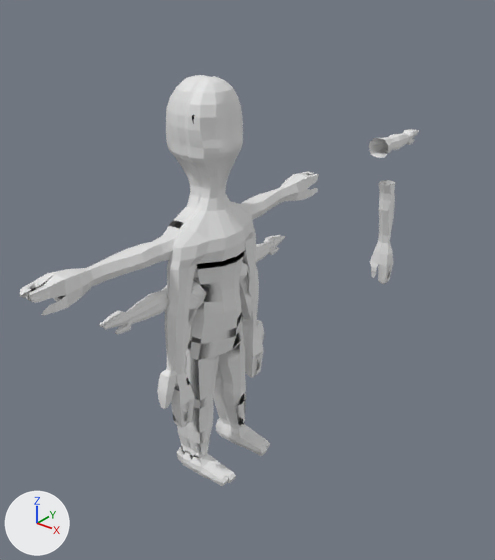
Renders of the FBX model meshes/Alien Mesh/Alien.fbx from each side of a commit.
The view is the same before and after, from a 50 mm camera at (1.53, -1.71, 1.91) aimed at (-0.13, 0.37, 0.62). The axes (+X, +Y, +Z) are drawn at lower left. The lights are the same throughout. Where no turn or scale is listed for an object, it has been applied to the vertices.

Objects in the first picture: 'Alien', 'Alien (old)', 'EyeR1', 'Large Arm', 'Small Arm'.
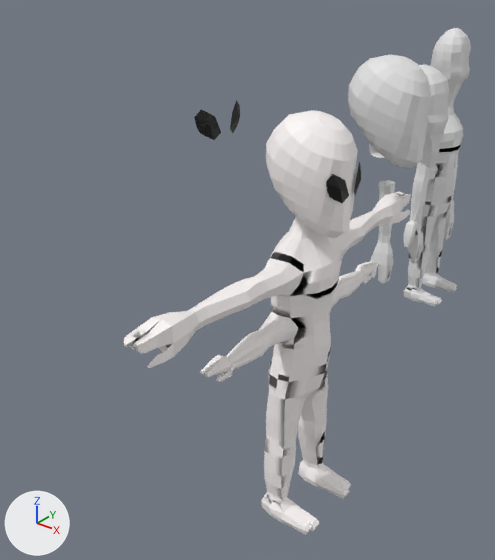
Boxes (x1, y1, x2, y2) around the edits, measured in the pictures (495 x 560 px; the box of a moved part takes in the faces that stretch with it):
'Alien', reshaped, moved
    before: (19, 75, 319, 482)
    after: (124, 110, 411, 535)
'Alien (old)', moved
    before: (157, 76, 270, 486)
    after: (404, 28, 471, 307)
'Head 2.001', added
    after: (348, 55, 431, 169)
'Alien Head1', added
    after: (419, 64, 449, 168)
'EyeR1', moved (not visible before)
    after: (194, 110, 221, 140)
'EyeR1.001', added (black)
    after: (326, 174, 349, 203)
'EyeL1.001', added
    after: (354, 162, 361, 196)
part 1 of me_cube_006, moved or reshaped
    before: (161, 75, 210, 261)
    after: (265, 110, 358, 308)
part 2 of me_cube_006, surface changed
    before: (192, 174, 200, 187)
    after: (298, 224, 303, 230)
part 3 of me_cube_006, recoloured
    before: (19, 171, 319, 482)
    after: (124, 191, 411, 535)

The change, as a diff of the scene's bpy script:
```diff
--- a/meshes/Alien Mesh/Alien.fbx.py
+++ b/meshes/Alien Mesh/Alien.fbx.py
@@ img_alienmat_png @@
+img_alienmat_png = load_image('AlienMat.png', 'AlienMat.png', 2048, 2048, 'sRGB')
@@ mat_material @@
+mat_material = principled_material('Material')
+mat_material.texture = img_alienmat_png  # with its transparency
@@ me_cube_006 @@
 # used by ob_alien; location = (-0.046, 0.0, 0.799); scale = (0.338, 0.338, 0.338)
-me_cube_006.from_pydata(...)  # 1429 vertices, 1426 faces; spans x -0.4..0.5, y -2.19..2.26, z -2.36..2.17
+me_cube_006.from_pydata(...)  # 1517 vertices, 1518 faces; spans x -0.4..0.5, y -2.19..2.26, z -2.36..1.99
+# me_cube_006 part 1: 65 vertices moved from x -0.39..0.19, y -0.52..0.35, z 0.38..1.5 to x -0.27..0.2, y -0.51..0.35, z 0.35..1.24; 134 vertices removed from x -0.4..0.32, y -0.5..0.41, z 0.37..2.17; 222 vertices added at x -0.4..0.44, y -0.52..0.57, z 0.34..1.99
+# me_cube_006 part 2: 9 kept faces spanning x 0.0..0.2, y -0.12..0.26, z 0.86..1.0 get new texture (UV) coordinates
+# me_cube_006 part 3: 1253 faces spanning x -0.28..0.5, y -2.19..2.26, z -2.36..1.01 switch from no material to mat_material (picture img_alienmat_png)
@@ me_cube_004 @@
+me_cube_004.from_pydata(...)  # 170 vertices, 162 faces; spans x -0.136..0.102, y 0.655..0.915, z 0.34..0.718
@@ me_circle_007 @@
+me_circle_007.from_pydata([(0.051, 0.1165, -0.2201), (0.044, 0.1217, -0.1898), (0.0516, 0.098, -0.1695), (0.0633, 0.0715, -0.1848), (0.0708, 0.0544, -0.1962), (0.0725, 0.0469, -0.2159), (0.0745, 0.0374, -0.2459), (0.0669, 0.0611, -0.2662), (0.0595, 0.0876, -0.2509), (0.0548, 0.1047, -0.2395), (0.0712, 0.082, -0.2181)], [], [(10, 2, 3, 4, 5, 6), (1, 2, 10), (7, 10, 6), (0, 1, 10, 7, 8, 9)])
+me_circle_007.materials.append(mat_material_001)  # black #000000
@@ me_sphere_001 @@
+me_sphere_001.from_pydata(...)  # 222 vertices, 240 faces; spans x -0.168..0.117, y -0.142..0.133, z -0.164..0.206
@@ ob_alien__old @@
 ob_alien__old = bpy.data.objects.new('Alien (old)', me_cube_001)
-ob_alien__old.location = (0.0, 0.0, 0.799)
+ob_alien__old.location = (0.0, 1.926, 0.799)
@@ ob_eyer1 @@
 ob_eyer1 = bpy.data.objects.new('EyeR1', me_circle_004)
-ob_eyer1.parent = ob_alien
 ob_eyer1.location = (0.0396, 0.0874, 2.463)
@@ ob_alien @@
 ob_alien = bpy.data.objects.new('Alien', me_cube_006)
-ob_alien.location = (-0.046, 0.0, 0.799)
+ob_alien.location = (0.396, 0.0, 0.799)
 ob_alien.scale = (0.338, 0.338, 0.338)
@@ ob_alien_head1 @@
+ob_alien_head1 = bpy.data.objects.new('Alien Head1', me_cube_004)
+ob_alien_head1.location = (0.396, 0.0, 0.799)
@@ ob_eyer1_001 @@
+ob_eyer1_001 = bpy.data.objects.new('EyeR1.001', me_circle_004.copy())  # the mesh of ob_eyer1
+ob_eyer1_001.parent = ob_alien
+ob_eyer1_001.location = (0.243, 0.091, 2.067)
+ob_eyer1_001.rotation_euler = (0.0, -1.571, 0.0)  # degrees (0, -90, 0)
+ob_eyer1_001.scale = (-0.307, -0.307, -0.307)
@@ ob_eyel1_001 @@
+ob_eyel1_001 = bpy.data.objects.new('EyeL1.001', me_circle_007)
+ob_eyel1_001.location = (0.476, -0.012, 1.499)
@@ ob_head_2_001 @@
+ob_head_2_001 = bpy.data.objects.new('Head 2.001', me_sphere_001)
+ob_head_2_001.location = (0.428, 0.487, 1.378)
```
